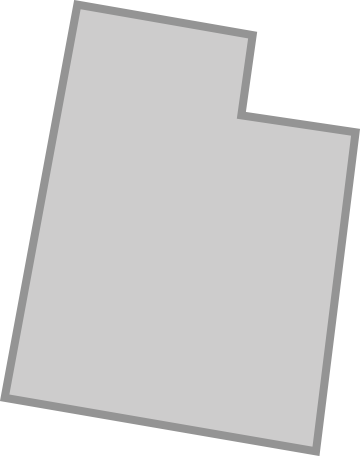
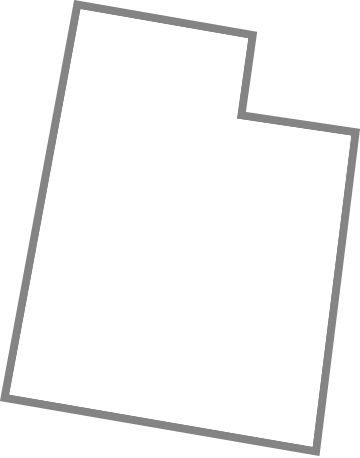
Layer changes from the first 360x458 image to the second:
pixels changed over [0,0,360,456] (layer not identified)
